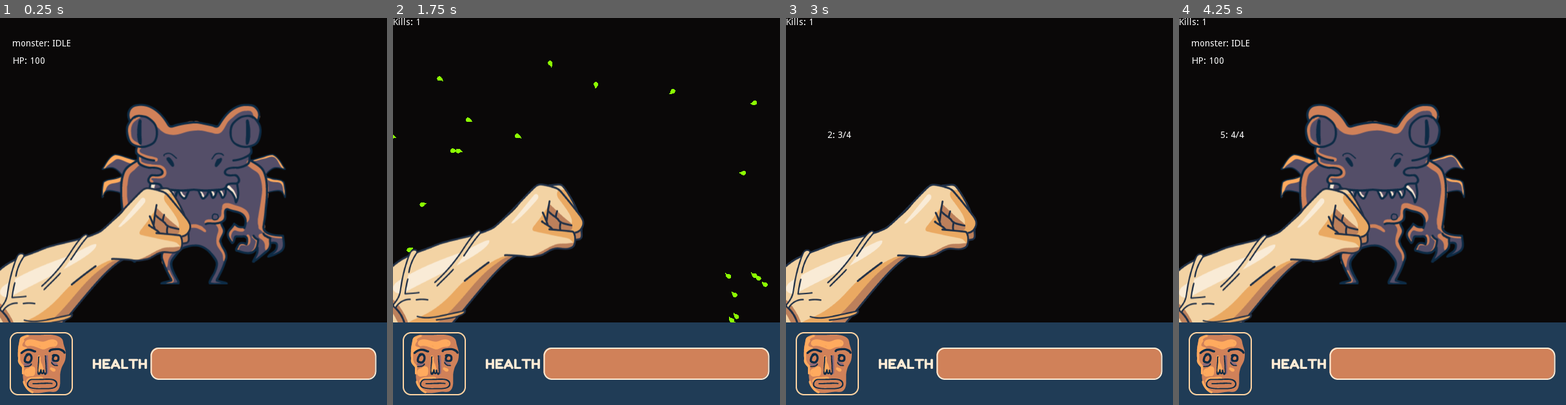
Above: before the commit, frames 1-4 (left to right).
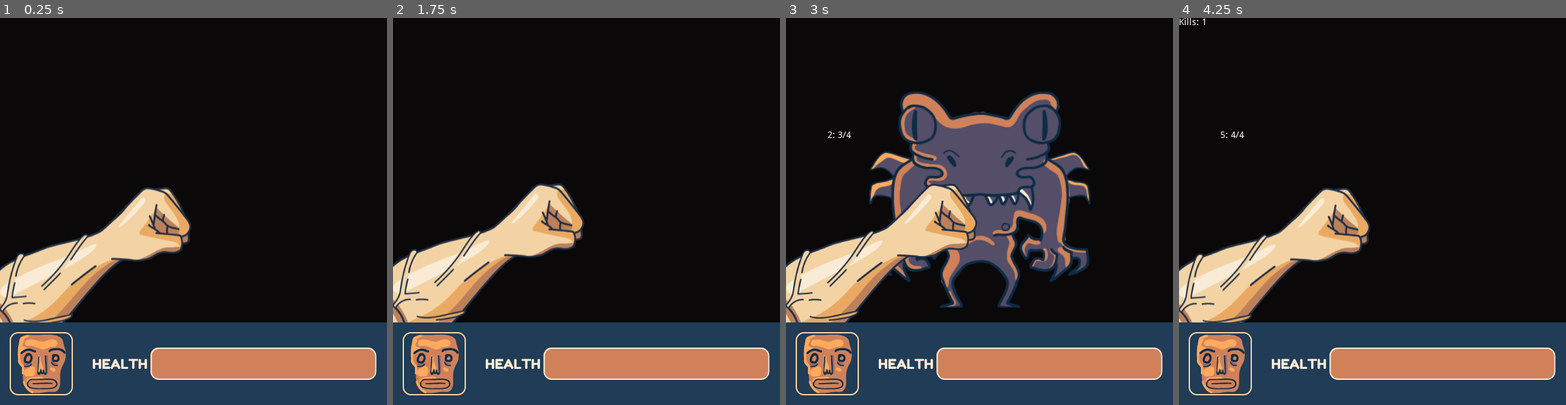
Above: after the commit, the same moments.

Repository: blackmambastudio/mocho
Game: Godot game, scene res://Game.tscn
The game is run twice, just before and just after one commit, with the same random seed, the same clock (stepped at 60 frames per second) and the same inputs.
Inputs (mouse positions are in pixels of both pictures, inside the frame that each line leads up to):
- Up to frame 1 (0.25 s): no input
- Up to frame 2 (1.75 s): tap D (block) at 0.6 s; click (586, 211) at 0.67 s; move the mouse to (509, 230) at 1.27 s; tap K (hit) at 1.35 s; click (509, 230) at 1.42 s
- Up to frame 3 (3 s): move the mouse to (1018, 126) at 2.02 s; tap D (block) at 2.1 s; click (1018, 126) at 2.17 s; move the mouse to (960, 288) at 2.77 s; tap K (hit) at 2.85 s; click (960, 288) at 2.92 s
- Up to frame 4 (4.25 s): move the mouse to (1488, 269) at 3.52 s; tap D (block) at 3.6 s; click (1488, 269) at 3.67 s

The runs differ from the first frame. In frame 1, 12% of the frame differs, in the area x 3-74%, y 5-69%; in frame 2, 0.3%; in frame 3, 17%, in the area x 0-79%, y 0-75%; in frame 4, 12%.

Commit message:
Added animation states for monster approach and invulnerability

Diff:
--- a/Game.gd
+++ b/Game.gd
@@ -22,7 +22,6 @@
 	yield(get_tree().create_timer(2), 'timeout')
 
 	$Metronome.start()
-
 
 func on_metronome_sync_start(time):
 	$AudioManager/MX_InGame.seek(time)
--- a/Monster.gd
+++ b/Monster.gd
@@ -21,9 +21,12 @@
 	[1,2,2,2,2,2,2,2,2,2,2,2,2,2,2,2],
 	[2,2,2,2,2,2,2,2,2,2,2,2,2,2,2,2]
 ]
+
 onready var beats_lenght = len(status_pattern)
+onready var approaching = 0
 
 func _ready():
+	$Sprite.set_scale(Vector2(0, 0))
 	self.release()
 
 func set_mocho_status(mocho_status):
@@ -38,7 +41,23 @@
 		self.set_status(STATUS.TO_DODGE)
 
 func solve_next(beat, tick):
-	var beat_index = beat%beats_lenght
+	var beat_index = beat % beats_lenght
+	if approaching >= 0:
+		approaching += 1
+		match approaching:
+			1:
+				$Sprite.set_scale(Vector2(0.3, 0.3))
+				return
+			17:
+				$Sprite.set_scale(Vector2(0.7, 0.7))
+				return
+			33:
+				$Sprite.set_scale(Vector2(1.2, 1.2))
+				return
+			41:
+				self.approaching = -1
+			_:
+				return
 	var action = status_pattern[beat_index][tick]
 	if action == 1:
 		self.hit()
@@ -64,7 +83,9 @@
 	.set_status(status)
 
 func get_damage(damage):
-	print('>> ', STATUS.keys()[self.current_status])
+	if approaching >= 0:
+		yield()
+		return
 	.get_damage(damage)
 
 	if self.damaged:
--- a/Monster.tscn
+++ b/Monster.tscn
@@ -49,6 +49,12 @@
 time_release = 0.15
 time_to_hit = 0.3
 
+[node name="Label" parent="." index="0"]
+visible = false
+
+[node name="HP" parent="." index="1"]
+visible = false
+
 [node name="Sprite" type="Sprite" parent="." index="2"]
 position = Vector2( 300, 230 )
 texture = ExtResource( 3 )
Not shown, changed: Assets/alien-01.png.import
